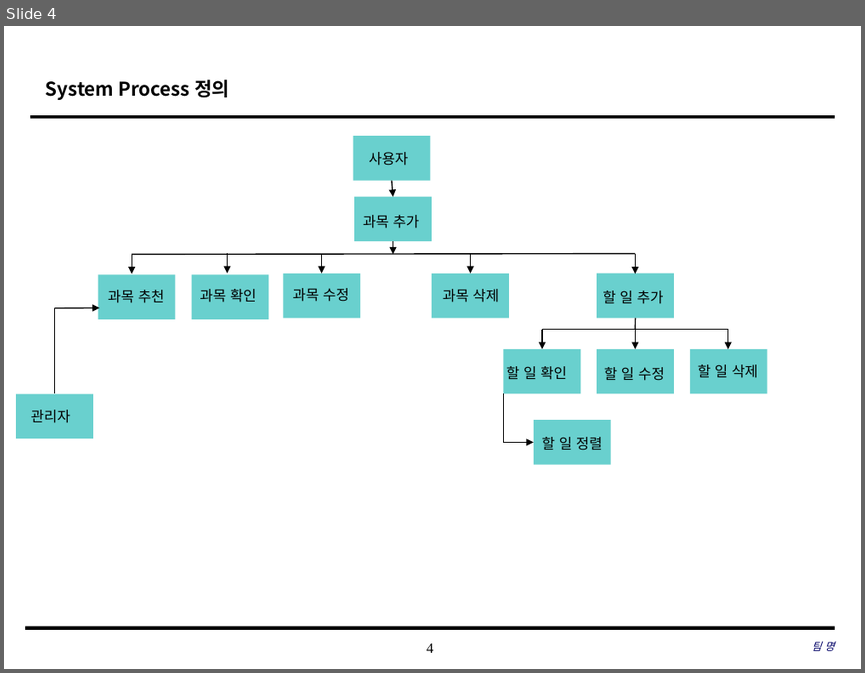
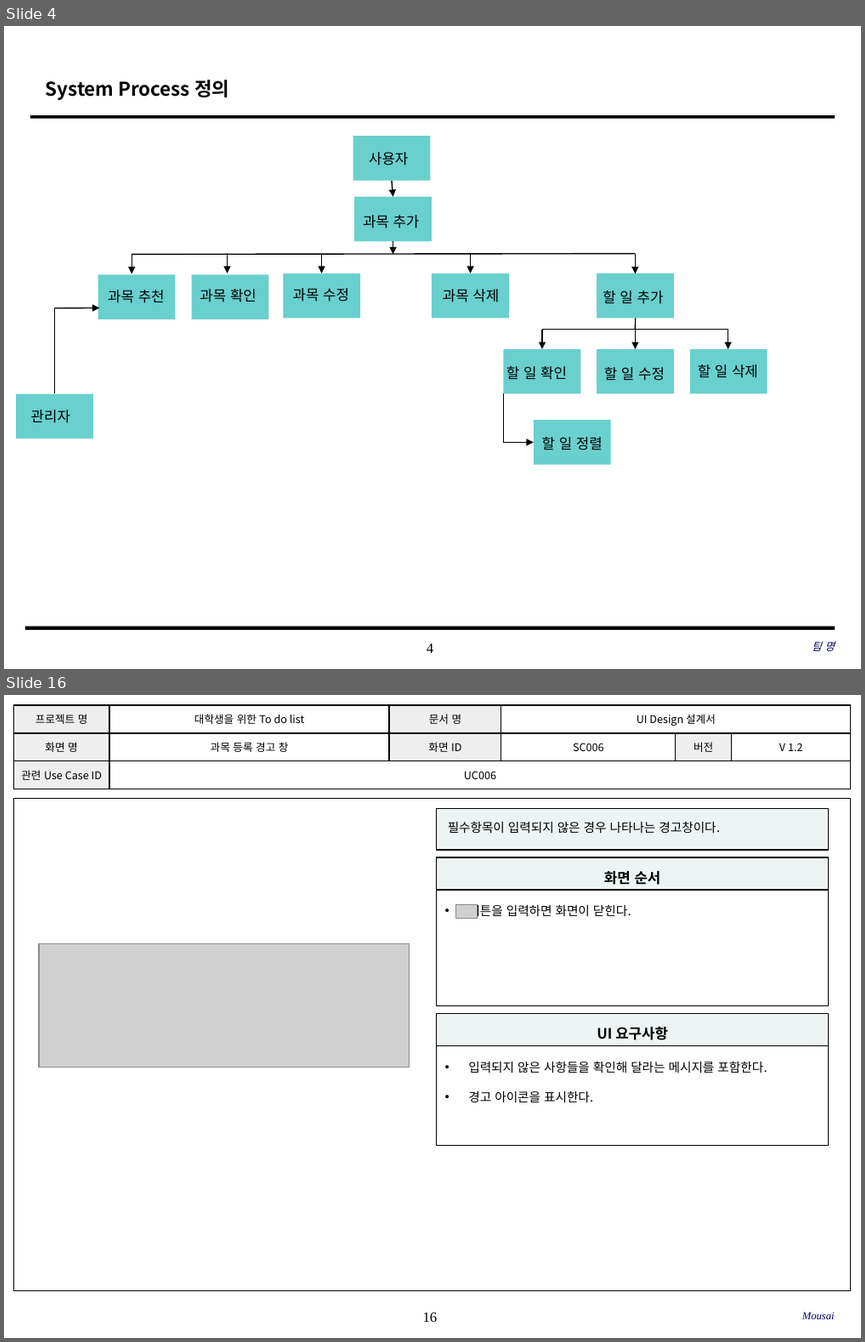
Before and after one commit to SE-admin/SE2017_2_mousai, a slide deck: doc/3_ 설계서/UI Design Template.pptx. Shown one above the other, each under a label of ours: slide 4 before the commit, slides 4 and 16 after it; the slides between them are not shown. The pictures are 865x673 and 865x1342 pixels, drawn with LibreOffice and Linux fonts; fonts in the diff are those of the drawing; grey boxes stand for pictures; background and template pictures are left out. Boxes give left, top, right and bottom in pixels: in the first picture for what was removed or moved away, otherwise in the second. Text is boxed around its words. In the diff, an @@ line names an element or a change of style, - is before the commit and + after.

Commit message:
유아이다이어그램 20170525_01_최소영(확인만함 수정x)

```diff
--- a/doc/3_ 설계서/UI Design Template.pptx
+++ b/doc/3_ 설계서/UI Design Template.pptx
@@ slide 16 added at box(4, 695, 861, 1338), background #FFFFFF; not listed: 1 template element that a slide beside it also shows @@
@@ table added at box(13, 705, 850, 789), 3 rows, 6 columns @@
+프로젝트 명 | 대학생을 위한 To do list | 문서 명 | UI Design 설계서 |  | 
+화면 명 | 과목 등록 경고 창 | 화면 ID | SC006 | 버전 | V 1.2
+관련 Use Case ID | UC006 |  |  |  | 
@@ rectangle added at box(13, 798, 851, 1291), outline #000000 0.75 pt @@
@@ rectangle added at box(437, 808, 829, 849), fill #EEF4F4, outline #000000 1 pt, 10.5 pt, text #000000 @@
+필수항목이 입력되지 않은 경우 나타나는 경고창이다.
@@ rectangle added at box(437, 857, 829, 890), fill #EEF4F4, outline #000000 1 pt, 12 pt, text #000000, bold @@
+화면 순서
@@ rectangle added at box(437, 890, 829, 1005), fill #FFFFFF, outline #000000 1 pt, 10.5 pt, text #000000 @@
+• 버튼을 입력하면 화면이 닫힌다.
@@ picture added at box(455, 904, 477, 919) @@
@@ picture added at box(39, 944, 409, 1067) @@
@@ rectangle added at box(437, 1013, 829, 1045), fill #EEF4F4, outline #000000 1 pt, 12 pt, text #000000, bold @@
+UI 요구사항
@@ rectangle added at box(437, 1045, 829, 1145), fill #FFFFFF, outline #000000 1 pt, 10.5 pt, text #000000 @@
+• 입력되지 않은 사항들을 확인해 달라는 메시지를 포함한다.
+• 경고 아이콘을 표시한다.
@@ text added at box(802, 1311, 834, 1319), 9 pt, text #000066, italic @@
+Mousai
```
Also in this commit, not shown: 4 slides changed, 13 other slides added.
